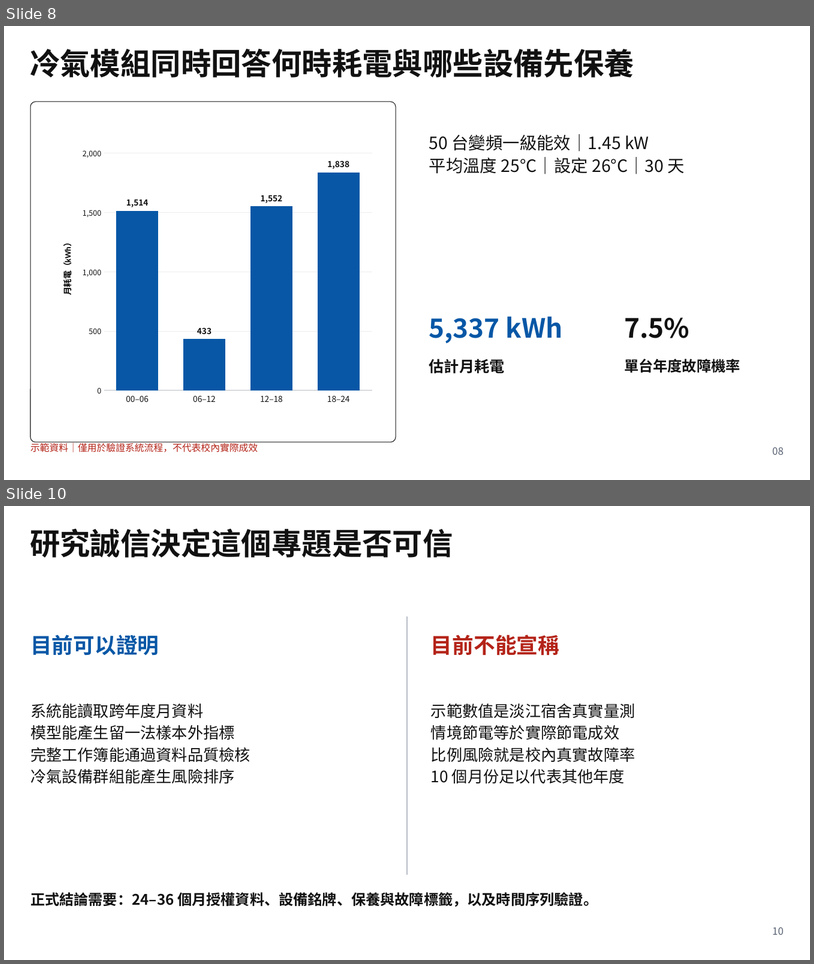
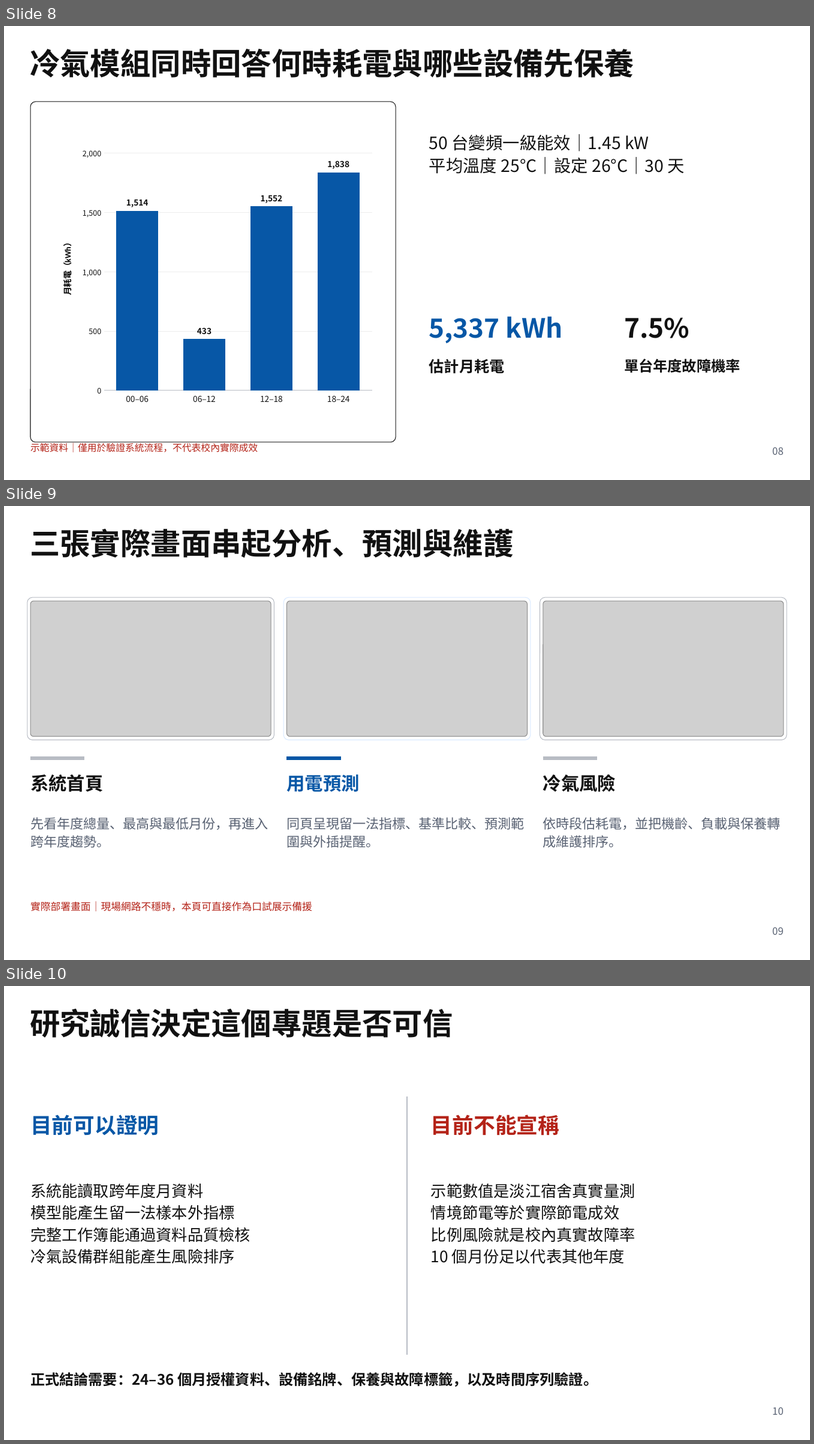
Before and after one commit to Littleyuyu1221/tku-electricity, a slide deck: 大四專題口試簡報.pptx. Shown one above the other, each under a label of ours: slides 8 and 10 before the commit, slides 8, 9 and 10 after it; the slides between them are not shown. The pictures are 814x964 and 814x1444 pixels, drawn with LibreOffice and Linux fonts; fonts in the diff are those of the drawing; grey boxes stand for pictures. Boxes give left, top, right and bottom in pixels: in the first picture for what was removed or moved away, otherwise in the second. Text is boxed around its words. In the diff, an @@ line names an element or a change of style, - is before the commit and + after.

Commit message:
將實際系統畫面加入口試簡報
更新 12 頁口試簡報、離線展示備援、口試講稿、README、送審完成度報告與 17 項完整包驗證器。

```diff
--- a/大四專題口試簡報.pptx
+++ b/大四專題口試簡報.pptx
@@ slide 9 added at (4,506,810,960), background #FFFFFF @@
@@ text added at (30,529,513,558), 36 pt, text #111111, bold @@
+三張實際畫面串起分析、預測與維護
@@ rounded rectangle added at (27,597,275,739), fill #FFFFFF, outline #B8BCC4 0.75 pt @@
@@ picture added at (30,601,272,736) @@
@@ rounded rectangle added at (284,597,530,739), fill #FFFFFF, outline #D8E9FF 0.75 pt @@
@@ picture added at (287,601,528,736) @@
@@ rounded rectangle added at (540,597,787,739), fill #FFFFFF, outline #B8BCC4 0.75 pt @@
@@ picture added at (543,601,785,736) @@
@@ line added from (30, 758) to (84, 758), #B8BCC4 3.75 pt @@
@@ text added at (30,774,104,792), 21.8 pt, text #111111, bold @@
+系統首頁
@@ text added at (287,774,360,792), 21.8 pt, text #0757A6, bold @@
+用電預測
@@ line added from (287, 758) to (341, 758), #0757A6 3.75 pt @@
@@ line added from (543, 758) to (597, 758), #B8BCC4 3.75 pt @@
@@ text added at (543,774,617,792), 21.8 pt, text #111111, bold @@
+冷氣風險
@@ text added at (30,817,268,847), 15.8 pt, text #596273 @@
+先看年度總量、最高與最低月份，再進入跨年度趨勢。
@@ text added at (287,817,524,847), 15.8 pt, text #596273 @@
+同頁呈現留一法指標、基準比較、預測範圍與外插提醒。
@@ text added at (543,817,781,847), 15.8 pt, text #596273 @@
+依時段估耗電，並把機齡、負載與保養轉成維護排序。
@@ text added at (30,901,312,911), 12 pt, text #B42318 @@
+實際部署畫面｜現場網路不穩時，本頁可直接作為口試展示備援
@@ text added at (773,927,784,934), 12 pt, text #596273 @@
+09
```
Also in this commit, not shown: 1 slide removed, 4 other files.
